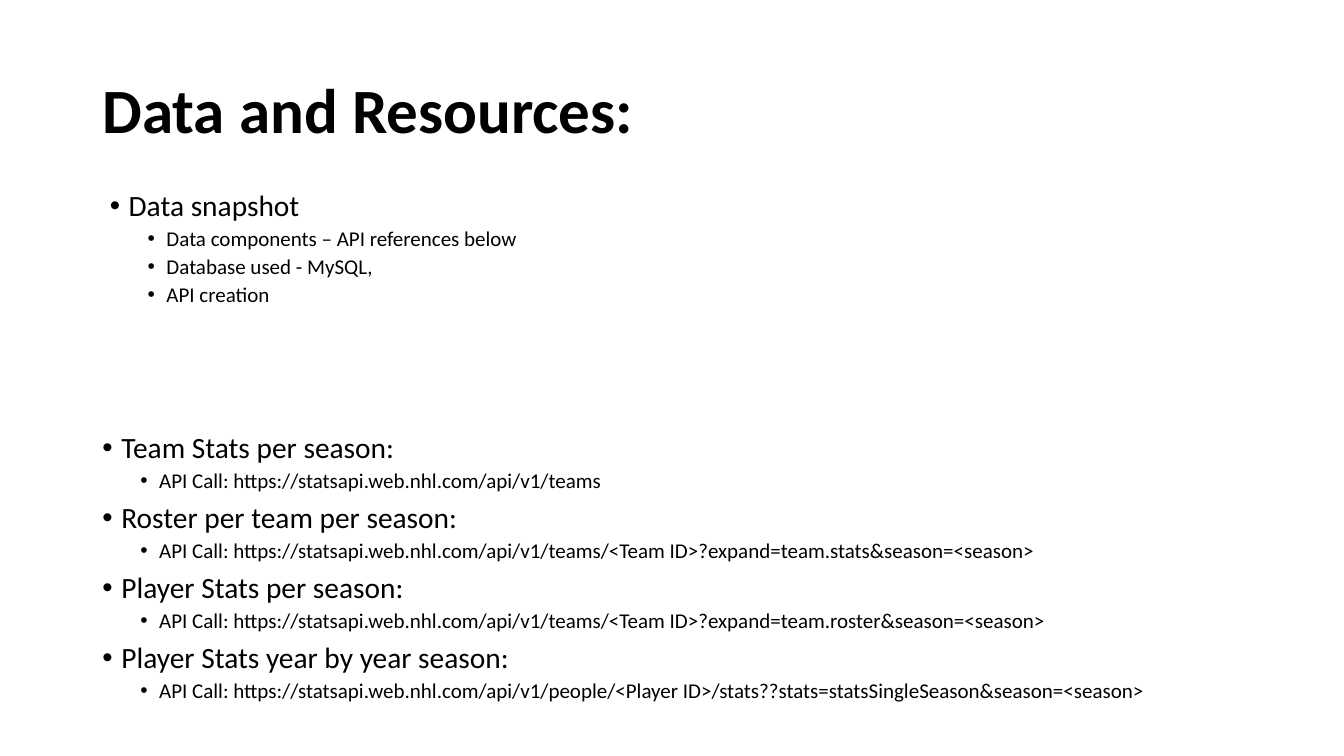
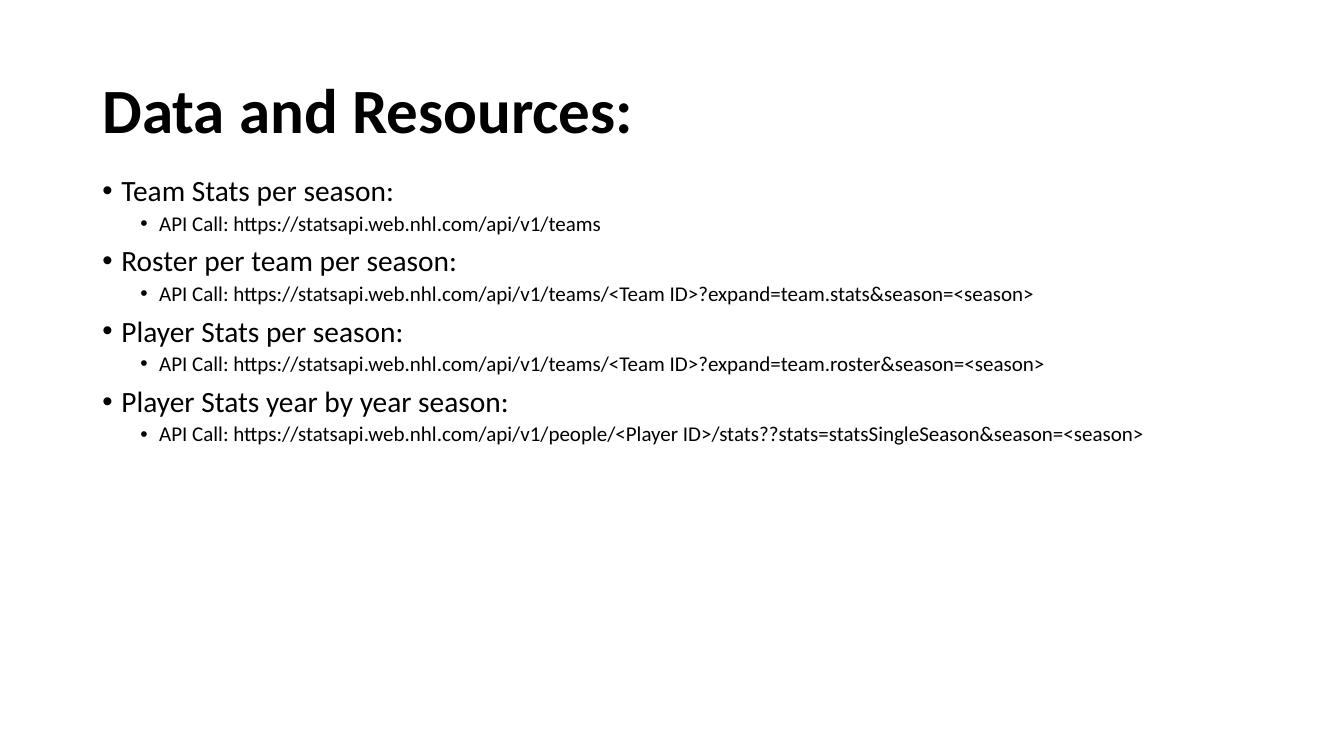
Before and after one commit to joeldemontigny/project-sports-analytics-NHL-2.0, a slide deck: slide 5 of project-sports-analytics-nhl2.0v2.pptx (slide 4 before the commit). Drawn at 1344x756 pixels with LibreOffice and Linux fonts; fonts in the diff are those of the drawing; background and template pictures are left out. Boxes give left, top, right and bottom in pixels: in the first picture for what was removed or moved away, otherwise in the second. Text is boxed around its words. In the diff, an @@ line names an element or a change of style, - is before the commit and + after.

```diff
--- a/project-sports-analytics-nhl2.0v2.pptx
+++ b/project-sports-analytics-nhl2.0v2.pptx
@@ text "Team Stats per season:": place and size @@
-text "Team Stats per season:" at (121, 439, 1143, 702)
+text "Team Stats per season:" at (121, 182, 1143, 445)
@@ text removed at (129, 195, 516, 302) @@
-• Data snapshot
-  • Data components – API references below
-  • Database used - MySQL,
-  • API creation
```
Also in this commit, not shown: 2 slides added, 3 slides removed.
